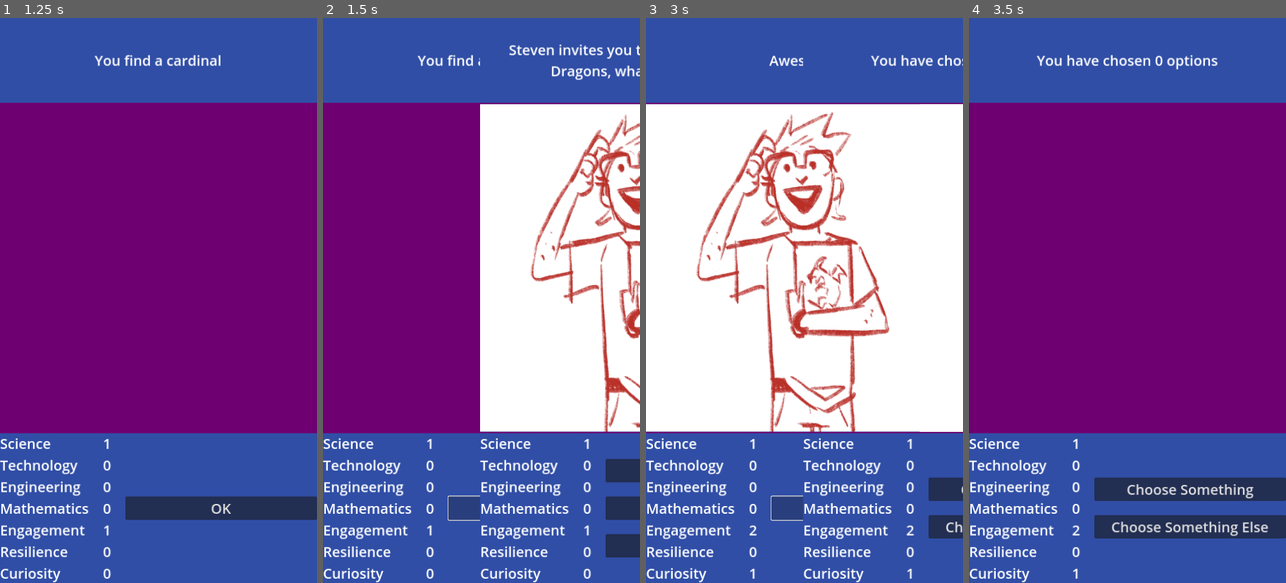
Above: before the commit, frames 1-4 (left to right).
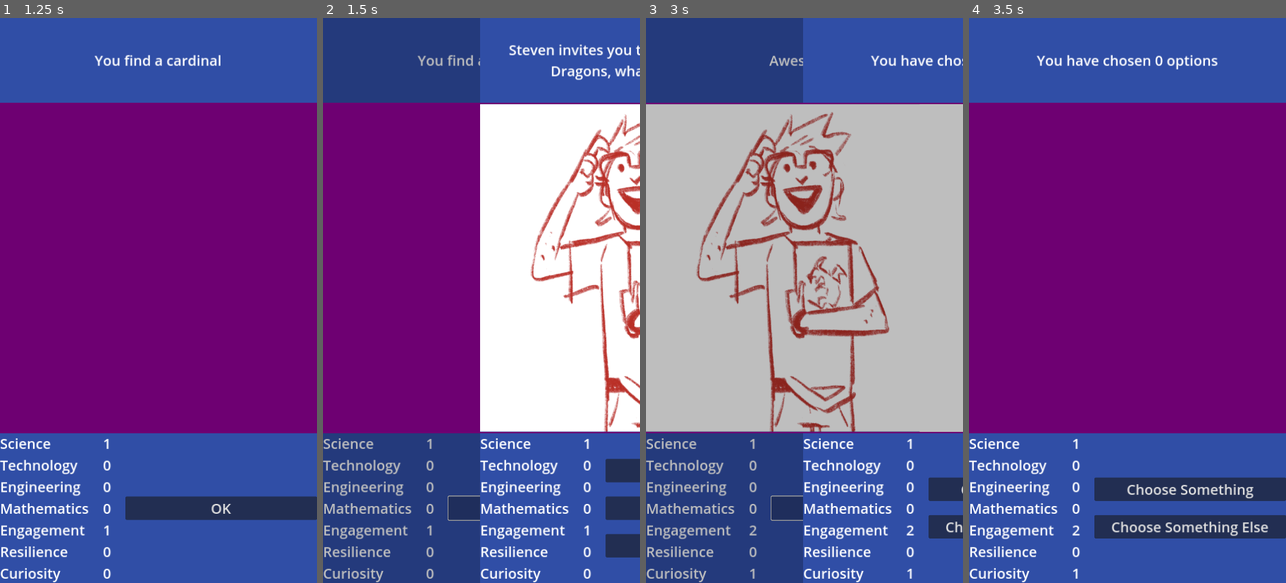
Above: after the commit, the same moments.

Repository: stem-career-paths/game
Game: Godot game, scene res://ui/main_screen.tscn
Same seed, same stepped clock (60 frames per second), same inputs: the game is played once before the commit and once after it.
Inputs:
- Up to frame 1 (1.25 s): click "Bird Banding" at 0.5 s
- Up to frame 2 (1.5 s): click "OK" at 1.25 s
- Up to frame 3 (3 s): click "I'll make a Rogue!" at 2 s; click "OK" at 2.75 s
- Up to frame 4 (3.5 s): no input

Frame 1 is identical in both runs. In frame 2, 21% of the frame differs, in the area x 0-50%, y 0-100%; in frame 3, 79%, in the area x 0-100%, y 0-100%; in frame 4, nothing differs.

Commit message:
Fade out the bottom card
This slightly improves the UX, even though the placeholder image area
makes it a bit strange.

Diff:
--- a/project/ui/main_screen.gd
+++ b/project/ui/main_screen.gd
@@ -8,6 +8,7 @@
 
 @export_file("*.gd") var initial_story
 @export var slide_in_duration := 0.35
+@export var bottom_card_modulate_duration := 0.15
 
 var world := World.new()
 var _max_x := 750
@@ -29,6 +30,9 @@
 
 
 func _show_card(story : Object, entrance : _EntranceType) -> void:
+	if _current_card!=null:
+		create_tween().tween_property(_current_card, "modulate", Color.GRAY, bottom_card_modulate_duration)
+
 	var presenter := preload("res://card/story_card.tscn").instantiate()
 	presenter.world = world
 
